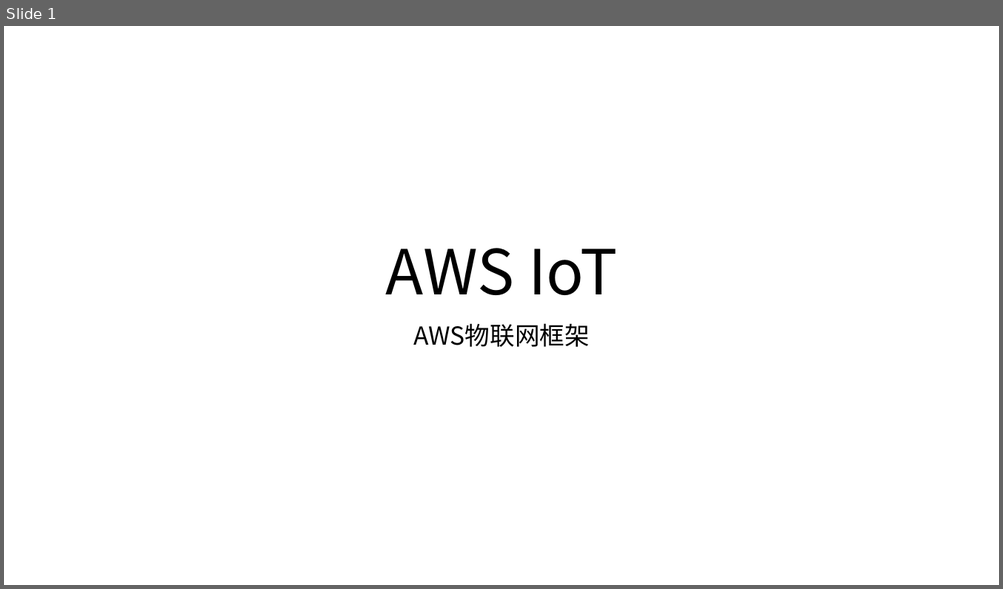
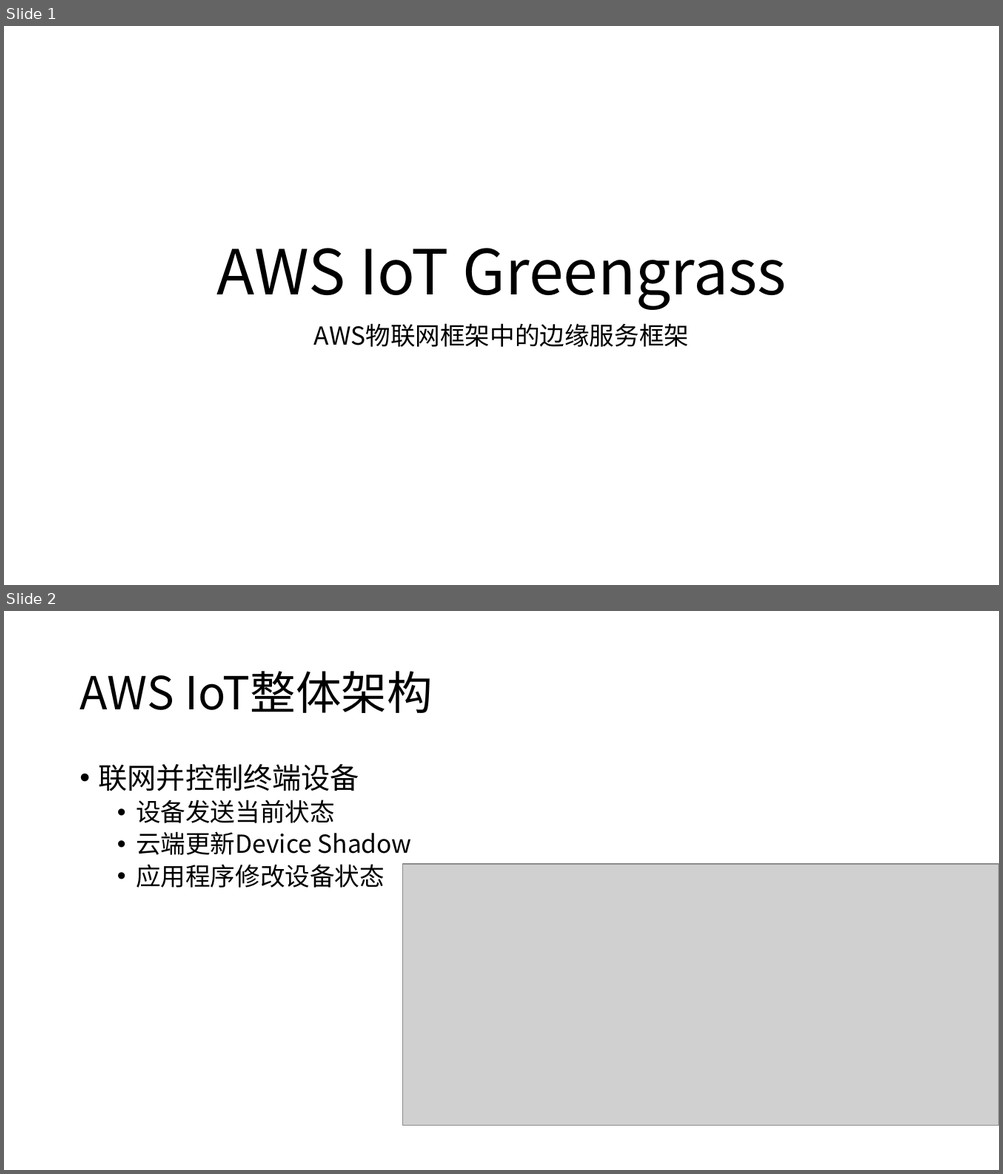
Before and after one commit to yindaheng98/Notebook, a slide deck: 学习笔记/边缘计算/AWSIoT.pptx. Shown one above the other, each under a label of ours: slide 1 before the commit, slides 1 and 2 after it. The pictures are 1003x589 and 1003x1174 pixels, drawn with LibreOffice and Linux fonts; fonts in the diff are those of the drawing; grey boxes stand for pictures. Boxes give left, top, right and bottom in pixels: in the first picture for what was removed or moved away, otherwise in the second. Text is boxed around its words. In the diff, an @@ line names an element or a change of style, - is before the commit and + after.

```diff
--- a/学习笔记/边缘计算/AWSIoT.pptx
+++ b/学习笔记/边缘计算/AWSIoT.pptx
@@ slide 2 added at box(4, 611, 999, 1170), background #FFFFFF @@
@@ title added at box(79, 671, 432, 713), 44 pt, text #000000 @@
+AWS IoT整体架构
@@ text added at box(99, 764, 412, 888), 24 pt, text #000000 @@
+• 联网并控制终端设备
+  • 设备发送当前状态
+  • 云端更新Device Shadow
+  • 应用程序修改设备状态
@@ picture added at box(402, 864, 999, 1126) @@
@@ slide 1 changed as well @@
@@ title at box(216, 248, 786, 310): text changed @@
-AWS IoT
+AWS IoT Greengrass
@@ subtitle at box(314, 323, 689, 347): text changed @@
-AWS物联网框架
+AWS物联网框架中的边缘服务框架
```
Also in this commit, not shown: 6 other slides added, 2 slides removed.
